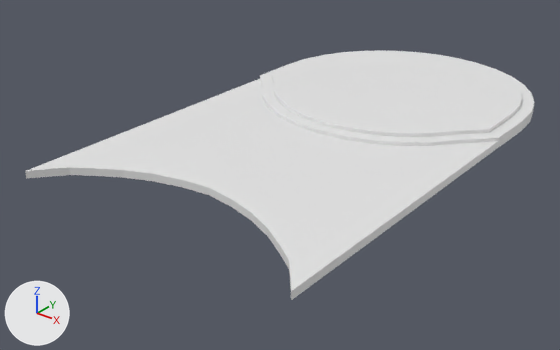
What one commit did to the FBX model Assets/Models/MainHallModel/MH_carpet_01.fbx.
Camera for both pictures: a 50 mm camera at (11.09, -16.38, 8.03) aimed at (-0.8, -1.52, -1.18). The axes (+X, +Y, +Z) are drawn at lower left. The lights are the same throughout. The first picture is the older version.

Names of what the first picture shows: 'MH_carpet_01'.
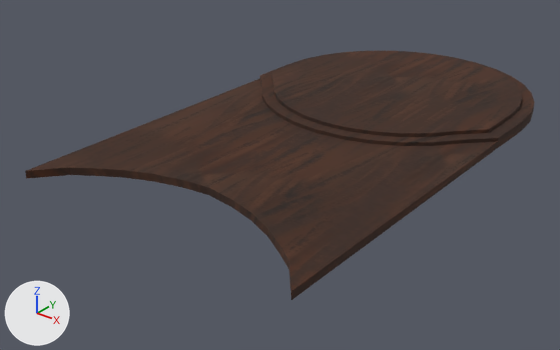
The change in detail:
Picture 'WOODEN_GRAIN_TEXTURE.png' (img_wooden_grain_texture_png) is new.
Material 'Material.008' (mat_material_008) is new.
Its texture is img_wooden_grain_texture_png.
Its roughness is 1.0.
me_cylinder_004 has 187 vertices, 186 faces and spans x -4.0..4.0, y -7.18..7.0, z -0.1..0.3.
me_cylinder_004 gains material mat_material_008 (picture img_wooden_grain_texture_png).

Changed parts and their boxes (x1, y1, x2, y2) in the pictures (560 x 350 px):
'MH_carpet_01', recoloured (white to brown): (25, 51, 535, 300) in both
